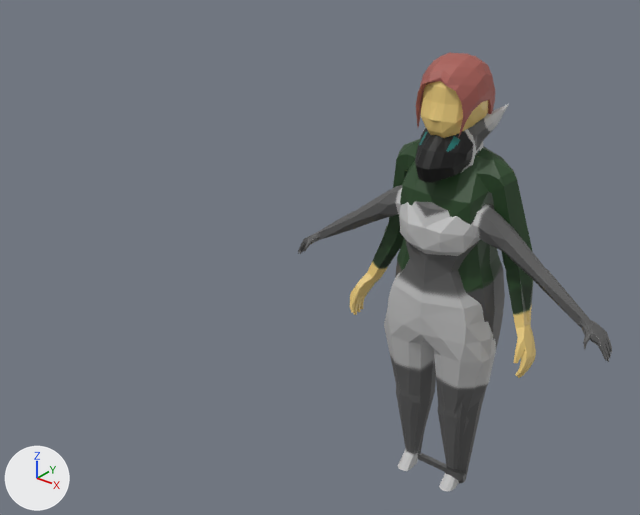
The Blender file Blender/WepsAndChars.blend as it was, and as the next commit left it.
Camera for both pictures: a 50 mm lens placed at (1.6, -2.78, 2.61), pointed at (-0.74, 0.14, 0.8). Lighting does not change. The marker at lower left points along +X, +Y and +Z. The same objects are shown in both versions, whatever each file hides.

Before the edit, the objects in view are built like this:
```python
me_plane_001 = bpy.data.meshes.new('Plane.001')
me_plane_001.from_pydata(...)  # 166 vertices, 309 faces; spans x -0.365..0.365, y -0.404..0.609, z -0.913..-0.145
me_plane_001.materials.append(mat_vivahair)  # brown #a85e56
me_sphere_001 = bpy.data.meshes.new('Sphere.001')
me_sphere_001.from_pydata(...)  # 941 vertices, 1620 faces; spans x -0.72..0.72, y -0.2..0.2, z 0.0..1.7
me_sphere_001.materials.append(mat_blbody)
me_sphere_002 = bpy.data.meshes.new('Sphere.002')
me_sphere_002.from_pydata(...)  # 603 vertices, 1142 faces; spans x -25.5..0.1, y -1.9..3.3, z -5.8..5.8
me_sphere_002.materials.append(mat_vivabody)  # picture img_bluehuman
ob_bluescreen = bpy.data.objects.new('Bluescreen', me_sphere_001)
ob_bluescreen.location = (0.0, 0.0, 0.0)
ob_femhair = bpy.data.objects.new('FemHair', me_plane_001)
ob_femhair.parent = ob_viva
ob_femhair.matrix_parent_inverse = Matrix(((0.64, 0.0, 0.0, 0.0), (0.0, 0.64, 0.0, 0.0), (0.0, 0.0, 0.64, 0.0), (0.0, 0.0, 0.0, 1.0)))
ob_femhair.location = (-41.08, 0.4, 0.0)
ob_femhair.rotation_euler = (0.0, -1.571, 0.0)  # degrees (0, -90, 0)
ob_femhair.scale = (7.5, 7.5, 7.5)
ob_viva = bpy.data.objects.new('Viva', me_sphere_002)
ob_viva.location = (0.0, 0.0, 0.0)
ob_viva.rotation_euler = (0.0, 1.571, 0.0)  # degrees (0, 90, 0)
ob_viva.scale = (0.0735, 0.0735, 0.0735)
```
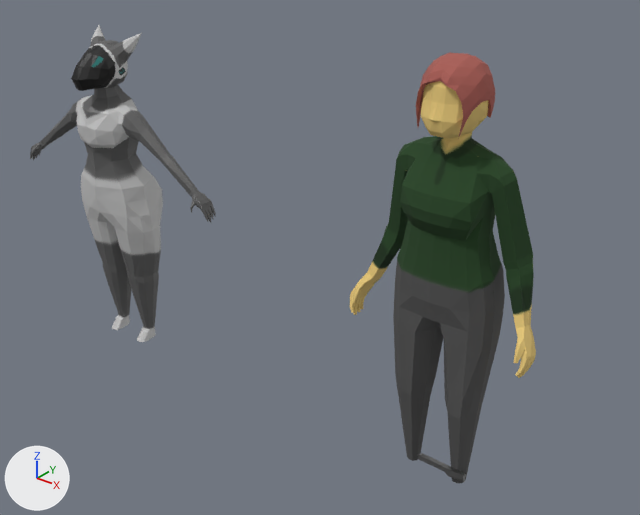
Boxes [x1, y1, x2, y2] around the edits, measured in the pictures (640 x 515 px):
'Bluescreen', moved: before [298, 104, 612, 491]; after [30, 25, 216, 342]

Diff of the bpy script that builds the scene:
```diff
--- a/Blender/WepsAndChars.blend.py
+++ b/Blender/WepsAndChars.blend.py
@@ ob_bluescreen @@
 ob_bluescreen = bpy.data.objects.new('Bluescreen', me_sphere_001)
-ob_bluescreen.location = (0.0, 0.0, 0.0)
+ob_bluescreen.location = (-2.0, 0.0, 0.0)
```
